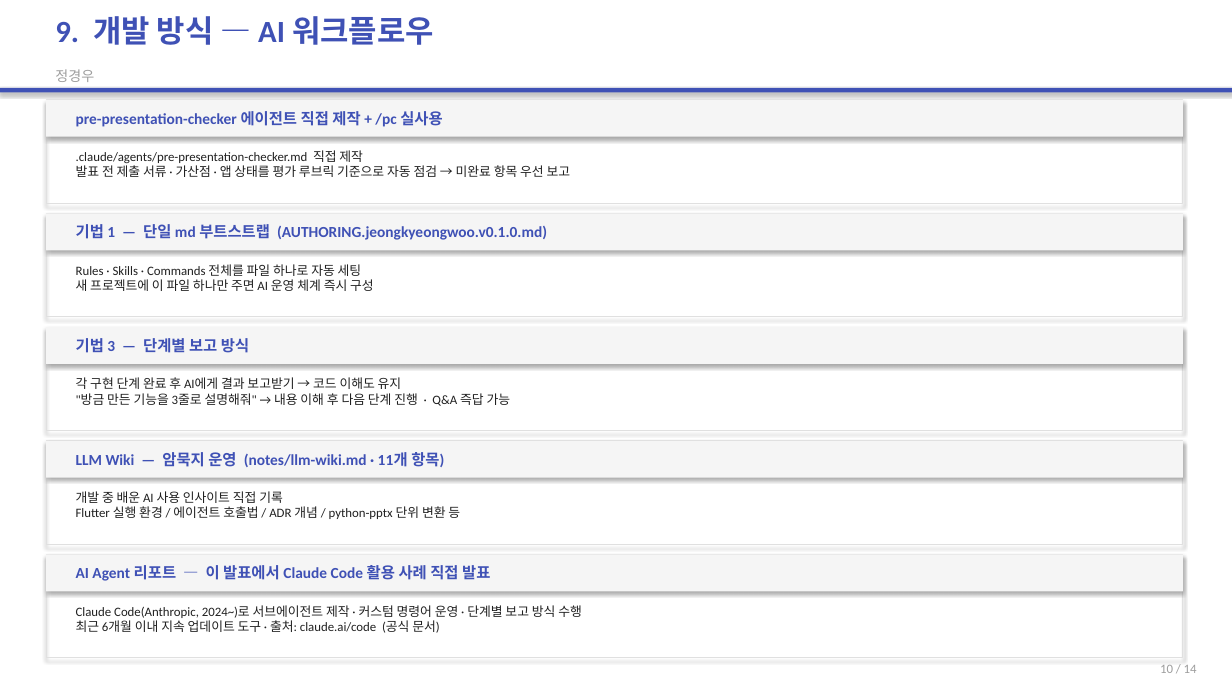
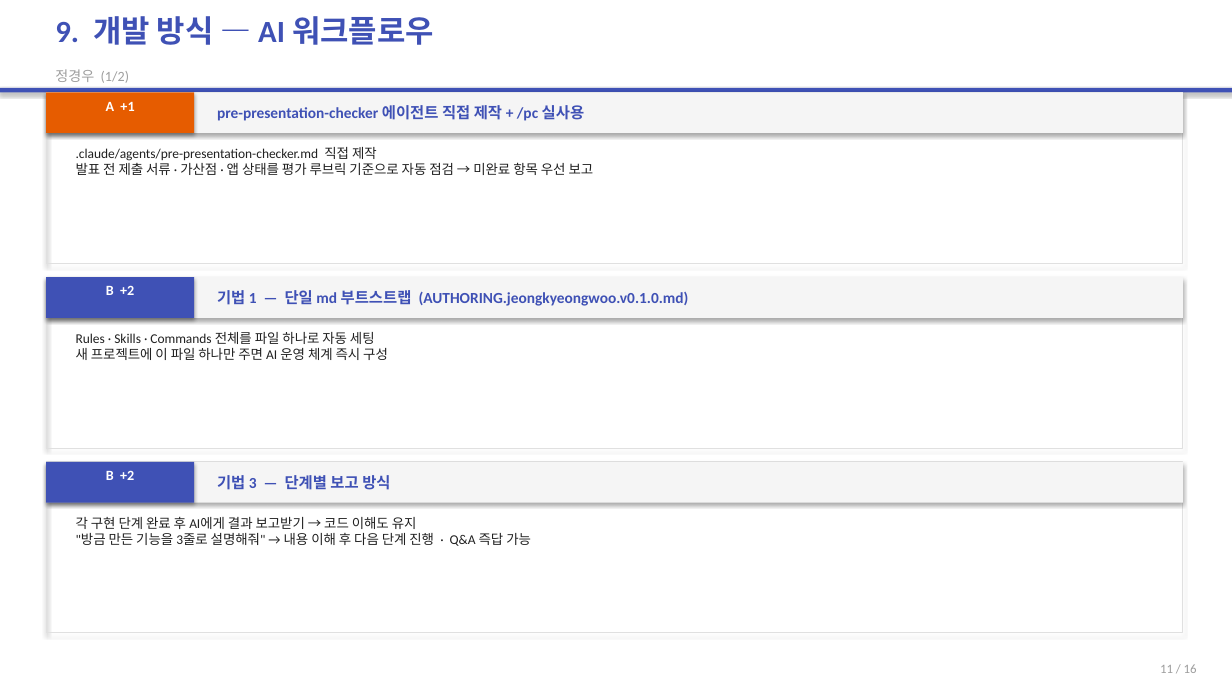
Before and after one commit to 2022136020/project_c, a slide deck: slide 11 of portfolio-tracker/presentation/portfolio-tracker-final.pptx (slide 10 before the commit). Drawn at 1232x693 pixels with LibreOffice and Linux fonts; fonts in the diff are those of the drawing. Boxes give left, top, right and bottom in pixels: in the first picture for what was removed or moved away, otherwise in the second. Text is boxed around its words. In the diff, an @@ line names an element or a change of style, - is before the commit and + after.

```diff
--- a/portfolio-tracker/presentation/portfolio-tracker-final.pptx
+++ b/portfolio-tracker/presentation/portfolio-tracker-final.pptx
@@ text at box(55, 69, 129, 83): text changed @@
-정경우
+정경우 (1/2)
@@ rectangle: place and size @@
-rectangle at box(46, 100, 1183, 137)
+rectangle at box(46, 92, 1183, 133)
@@ rectangle: place and size @@
-rectangle at box(46, 100, 1183, 203)
+rectangle at box(46, 92, 1183, 263)
@@ rectangle added at box(46, 92, 194, 133), fill #E65C00 @@
@@ text added at box(106, 102, 134, 111), 11 pt, text #FFFFFF, bold @@
+A +1
@@ text "pre-presentation-checker 에이전트 직접 제작 + ...": place and size @@
-text "pre-presentation-checker 에이전트 직접 제작 + ..." at box(76, 111, 442, 127)
+text "pre-presentation-checker 에이전트 직접 제작 + ..." at box(217, 105, 584, 121)
@@ rectangle removed at box(46, 213, 1183, 317) @@
@@ rectangle removed at box(46, 213, 1183, 250) @@
@@ rectangle: place and size @@
-rectangle at box(46, 327, 1183, 431)
+rectangle at box(46, 277, 1183, 448)
@@ rectangle: place and size @@
-rectangle at box(46, 327, 1183, 364)
+rectangle at box(46, 277, 1183, 318)
@@ rectangle added at box(46, 277, 194, 318), fill #3F51B5 @@
@@ text added at box(106, 285, 134, 295), 11 pt, text #FFFFFF, bold @@
+B +2
@@ text "기법 1 — 단일 md ...": place and size @@
-text "기법 1 — 단일 md ..." at box(76, 224, 547, 240)
+text "기법 1 — 단일 md ..." at box(217, 290, 689, 306)
@@ text "Rules · Skills · Commands ...": place and size @@
-text "Rules · Skills · Commands ..." at box(76, 264, 374, 291)
+text "Rules · Skills · Commands ..." at box(76, 332, 388, 360)
@@ rectangle: place and size @@
-rectangle at box(46, 441, 1183, 478)
+rectangle at box(46, 462, 1183, 503)
@@ rectangle: place and size @@
-rectangle at box(46, 441, 1183, 544)
+rectangle at box(46, 462, 1183, 633)
@@ rectangle added at box(46, 462, 194, 503), fill #3F51B5 @@
@@ text removed at box(76, 452, 444, 467) @@
-LLM Wiki — 암묵지 운영 (notes/llm-wiki.md · 11개 항목)
@@ text added at box(106, 470, 134, 480), 11 pt, text #FFFFFF, bold @@
+B +2
@@ text "기법 3 — 단계별 보고 ...": place and size @@
-text "기법 3 — 단계별 보고 ..." at box(76, 338, 249, 353)
+text "기법 3 — 단계별 보고 ..." at box(217, 475, 390, 490)
@@ text removed at box(76, 491, 460, 519) @@
-개발 중 배운 AI 사용 인사이트 직접 기록
-Flutter 실행 환경 / 에이전트 호출법 / ADR 개념 / python-pptx 단위 변환 등
@@ size 10 to 10.5 pt in 3 elements at box(76, 147, 594, 175), box(76, 332, 388, 360), box(76, 517, 531, 546) @@
@@ text "각 구현 단계 완료 후 ...": place and size @@
-text "각 구현 단계 완료 후 ..." at box(76, 377, 511, 406)
+text "각 구현 단계 완료 후 ..." at box(76, 517, 531, 546)
@@ rectangle removed at box(46, 555, 1183, 658) @@
@@ rectangle removed at box(46, 555, 1183, 592) @@
@@ text removed at box(76, 565, 490, 581) @@
-AI Agent 리포트 — 이 발표에서 Claude Code 활용 사례 직접 발표
@@ text removed at box(76, 605, 582, 633) @@
-Claude Code(Anthropic, 2024~)로 서브에이전트 제작 · 커스텀 명령어 운영 · 단계별 보고 방식 수행
-최근 6개월 이내 지속 업데이트 도구 · 출처: claude.ai/code (공식 문서)
@@ text at box(1160, 664, 1197, 673): text changed @@
-10 / 14
+11 / 16
```
Also in this commit, not shown: 12 other slides changed, 2 slides added, 1 other file.
